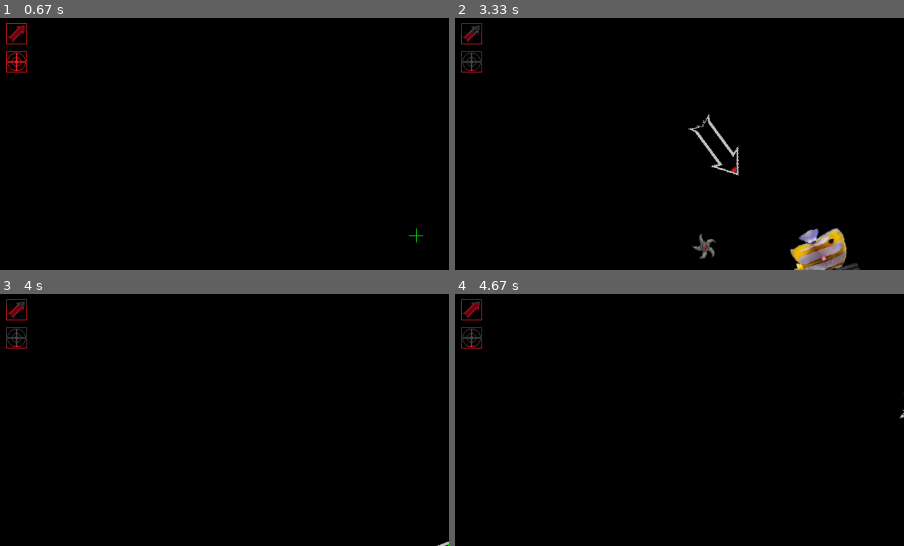
Above: before the commit, frames 1-4 (two rows, left to right).
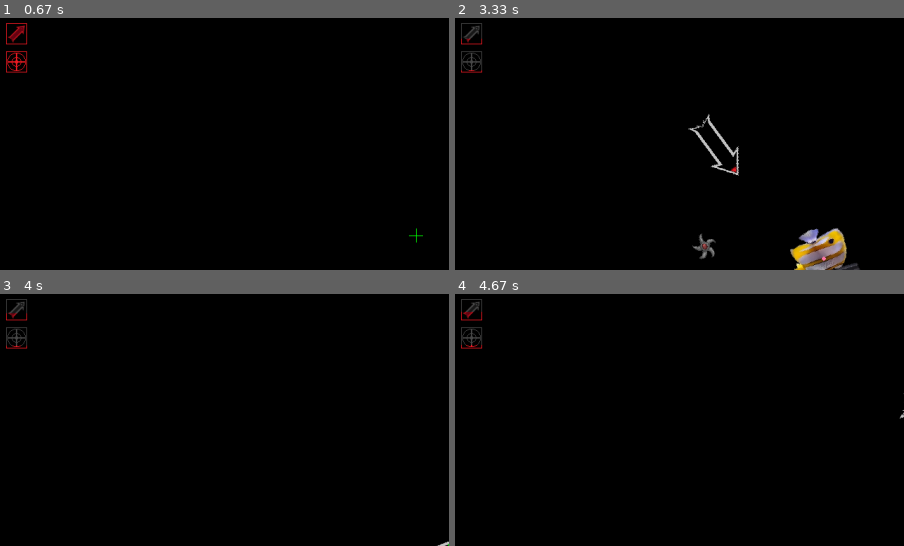
Above: after the commit, the same moments.

Repository: Jacob1Carter/BulletHellPygame
Game: pygame game, started from main.py
Same seed, same stepped clock (60 frames per second), same inputs: the game is played once before the commit and once after it.
Inputs (mouse positions are % of the whole screen's width and height, from its top left):
- Up to frame 1 (0.67 s): click (46, 54) at 0.38 s
- Up to frame 2 (3.33 s): tap Q at 0.67 s; hold D 1-1.47 s; move the mouse to (60, 72) at 1.03 s; tap F at 1.07, 1.37, 1.9, 2.23, 2.53, 2.73, 3.03, 3.3 s; tap K at 1.15, 2.32 s; click (65, 15) at 1.55 s; hold W 1.83-2.13 s; click (87, 85) at 1.92 s; tap E at 1.98 s; hold D 2.17-2.63 s; click (24, 13) at 2.25 s; hold A 2.67-3.2 s; click (26, 30) at 2.75 s; hold S from 3.23 s (still down); click (45, 76) at 3.32 s
- Up to frame 3 (4 s): tap E at 3.38 s; release S at 3.53 s; hold A 3.57-3.97 s; tap F at 3.63, 3.93 s; click (50, 62) at 3.65 s; tap K at 3.72 s
- Up to frame 4 (4.67 s): hold D 4-4.37 s; tap F at 4.07, 4.47 s; click (36, 29) at 4.08 s; hold D from 4.4 s (still down); click (76, 41) at 4.48 s; tap E at 4.55 s
The pictures show only the part of the screen within x 0-50%, y 11-61%; the shares and areas given below are measured in that part.

Frame 1 is identical in both runs. In frame 2, less than 0.1% of the frame differs, in the area x 1-7%, y 5-9%; in frame 3, less than 0.1%; in frame 4, less than 0.1%, in the area x 1-7%, y 3-8%.

Commit message:
Added a maxium uptime for a glaive

Diff:
--- a/entities.py
+++ b/entities.py
@@ -191,7 +191,7 @@
         self.r_active_cooldown = self.r_cooldown
 
         self.glaive_ico_i = -1
-        self.glaive_cooldown = 5 * main.FPS
+        self.glaive_cooldown = 10 * main.FPS
         self.glaive_cooldown_f = -1
         self.glaive_active_cooldown = self.glaive_cooldown
 
@@ -330,6 +330,8 @@
         self.damage = 50
         self.rotate_speed = -3000 / main.FPS
         self.display_angle = self.angle
+        self.uptime = 0
+        self.max_uptime = 40 * main.FPS
         #   self.y += 40
 
 
--- a/main.py
+++ b/main.py
@@ -307,6 +307,11 @@
                 glaives.remove(glaive)
                 player.heal(glaive.damage)
                 break
+
+        if glaive.uptime >= glaive.max_uptime:
+            glaives.remove(glaive)
+        else:
+            glaive.uptime += 1
 
 
 def handle_rockets(rockets, player, enemies, bullets):
